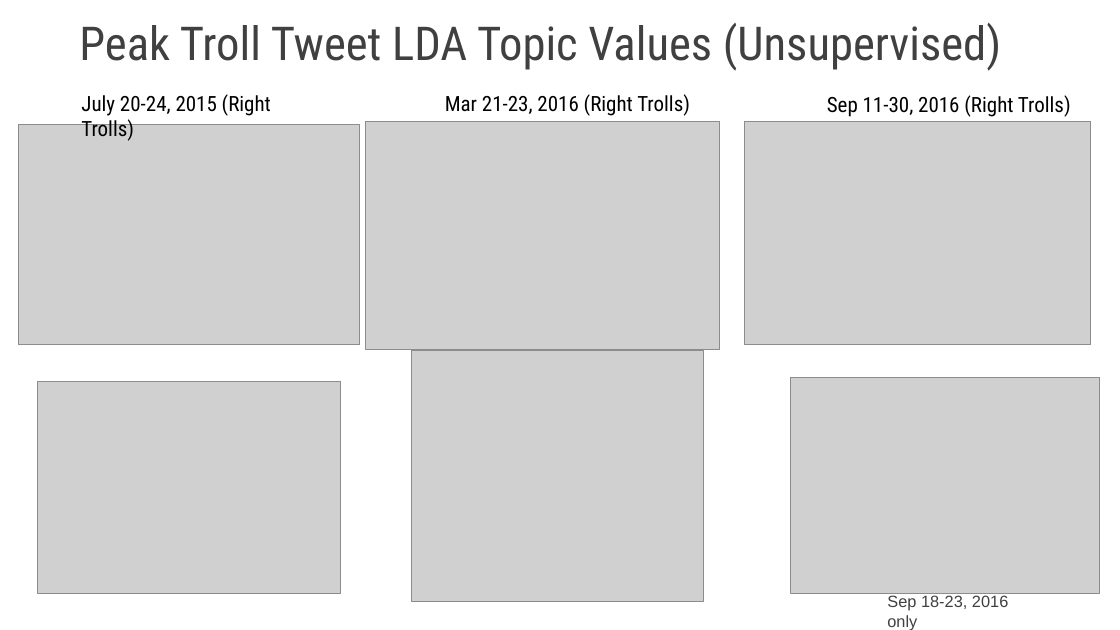
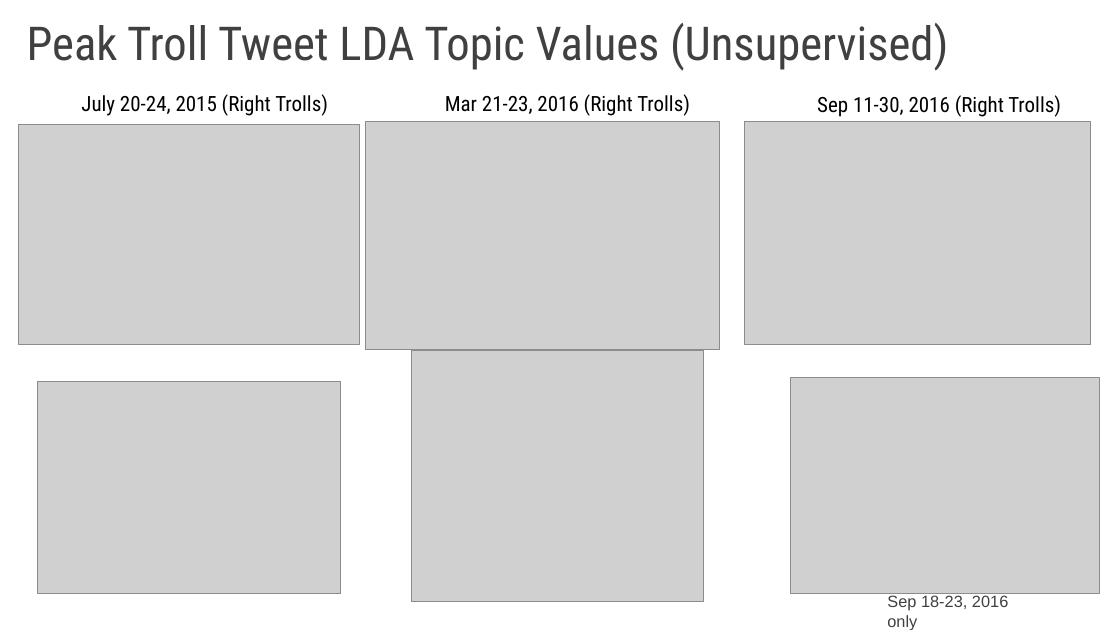
Before and after one commit to qdav/MSDA_Visualization, a slide deck: slide 10 of DA_6233_Final_Presentation.pptx. Drawn at 1120x630 pixels with LibreOffice and Linux fonts; fonts in the diff are those of the drawing; grey boxes stand for pictures. Boxes give left, top, right and bottom in pixels: in the first picture for what was removed or moved away, otherwise in the second. Text is boxed around its words. In the diff, an @@ line names an element or a change of style, - is before the commit and + after.

```diff
--- a/DA_6233_Final_Presentation.pptx
+++ b/DA_6233_Final_Presentation.pptx
@@ text "Peak Troll Tweet LDA Topic ...": place and size @@
-text "Peak Troll Tweet LDA Topic ..." at bbox=[79, 23, 1001, 70]
+text "Peak Troll Tweet LDA Topic ..." at bbox=[27, 23, 948, 70]
@@ text "July 20-24, 2015 (Right Trolls)" rewrapped from bbox=[81, 94, 271, 141] to bbox=[81, 94, 328, 116] @@
@@ text "Sep 11-30, 2016 (Right Trolls)": place and size @@
-text "Sep 11-30, 2016 (Right Trolls)" at bbox=[827, 95, 1071, 117]
+text "Sep 11-30, 2016 (Right Trolls)" at bbox=[817, 95, 1061, 117]
```
Also in this commit, not shown: 5 other slides changed, 1 slide added.
